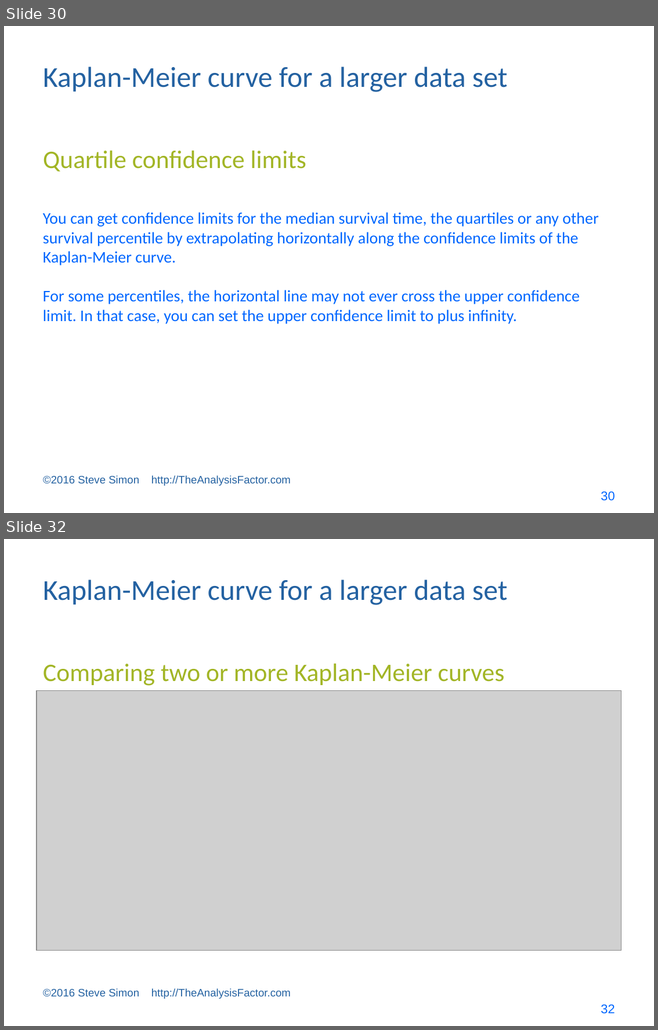
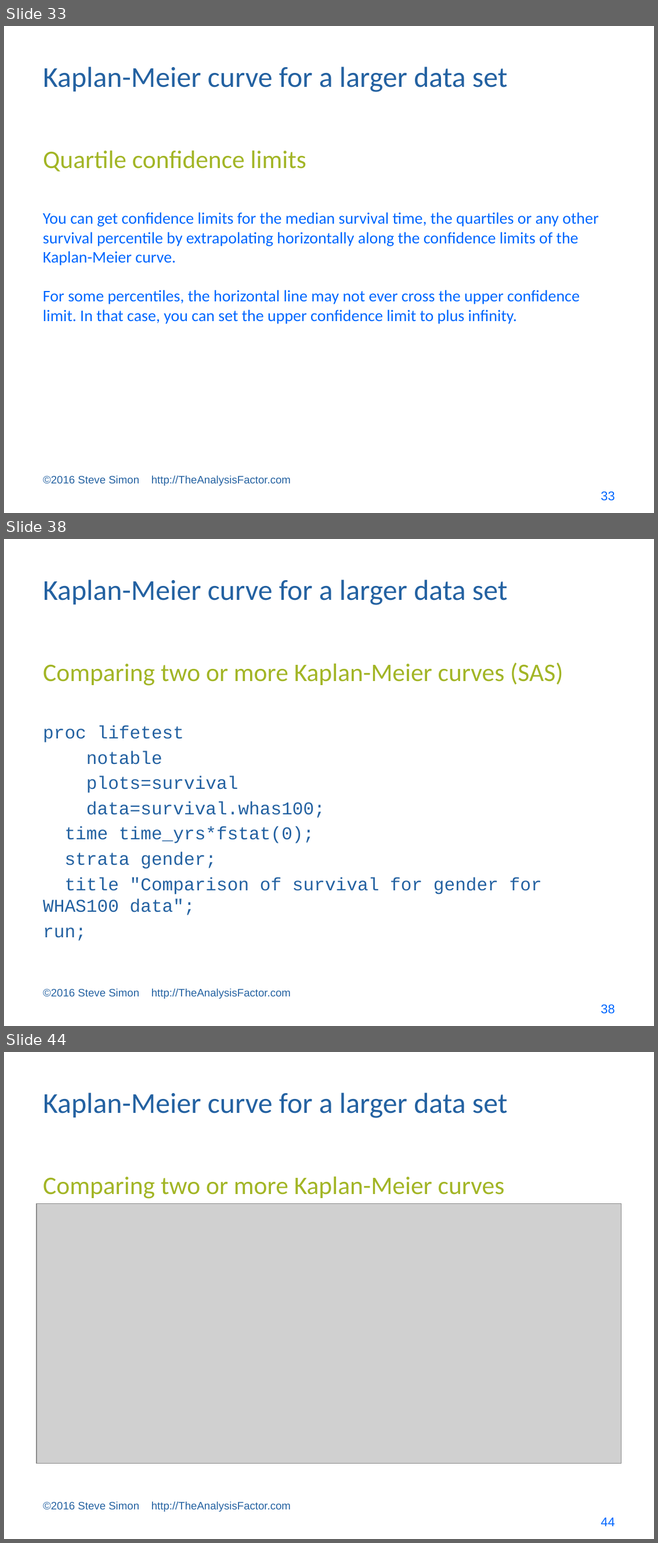
Before and after one commit to pmean/survival-models, a slide deck: bin/survival lecture 1.pptx. Shown one above the other, each under a label of ours: slides 30 and 32 before the commit, slides 33, 38 and 44 after it; the slides between them are not shown. The pictures are 658x1030 and 658x1543 pixels, drawn with LibreOffice and Linux fonts; fonts in the diff are those of the drawing; grey boxes stand for pictures. Boxes give left, top, right and bottom in pixels: in the first picture for what was removed or moved away, otherwise in the second. Text is boxed around its words. In the diff, an @@ line names an element or a change of style, - is before the commit and + after.

Commit message:
Split off part of survival-lecture-1 and put into supplement.

```diff
--- a/bin/survival lecture 1.pptx
+++ b/bin/survival lecture 1.pptx
@@ slide 38 added at (x1=4, y1=539, x2=654, y2=1026), background #FFFFFF @@
@@ title added at (x1=43, y1=580, x2=507, y2=605), 32 pt, text #2361A1 @@
+Kaplan-Meier curve for a larger data set
@@ text added at (x1=43, y1=663, x2=563, y2=686), 28 pt, text #A2B525 @@
+Comparing two or more Kaplan-Meier curves (SAS)
@@ text added at (x1=43, y1=726, x2=542, y2=941), 20 pt, text #2361A1 @@
+proc lifetest
+notable
+plots=survival
+data=survival.whas100;
+time time_yrs*fstat(0);
+strata gender;
+title "Comparison of survival for gender for WHAS100 data";
+run;
@@ text added at (x1=43, y1=988, x2=291, y2=999), 12 pt, text #2361A1 @@
+©2016 Steve Simon http://TheAnalysisFactor.com
@@ page number added at (x1=600, y1=1004, x2=614, y2=1014), 14 pt, text #0066FF @@
+38
@@ what was slide 30 is now slide 33 @@
@@ page number at (x1=600, y1=491, x2=614, y2=501): text changed @@
-30
+33
@@ what was slide 32 is now slide 44 @@
@@ page number at (x1=600, y1=1518, x2=614, y2=1526): text changed @@
-32
+44
```
Also in this commit, not shown: 14 slides changed, 16 other slides added, 9 other files.
